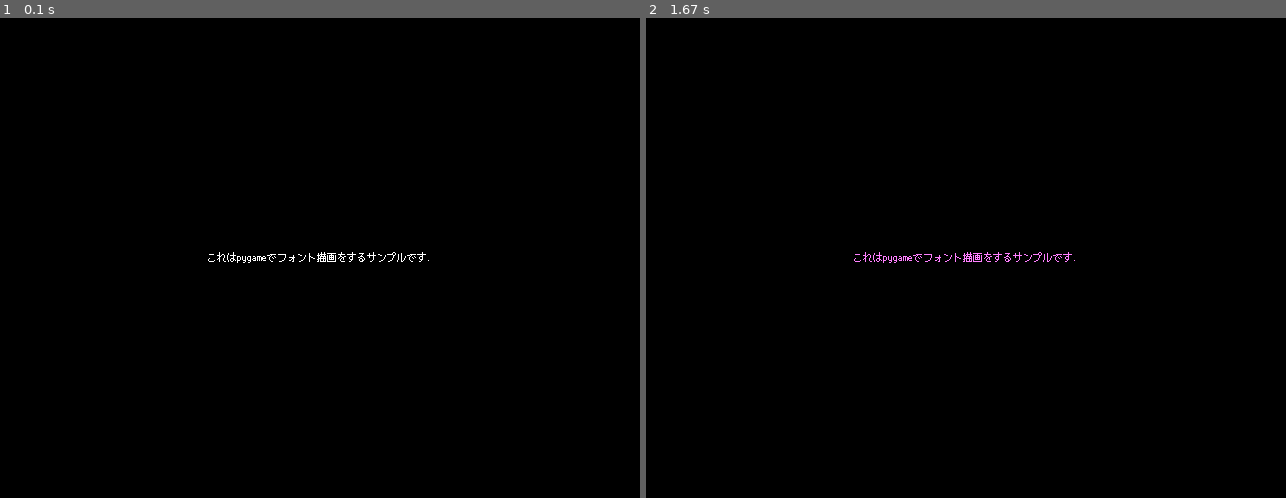
Above: before the commit, frames 1-2 (left to right).
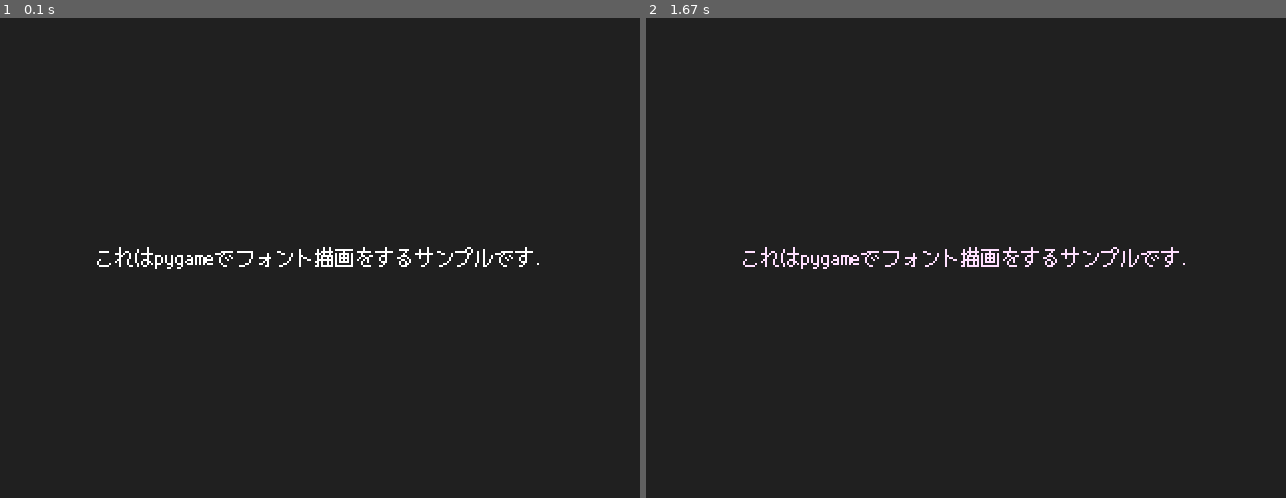
Above: after the commit, the same moments.

Repository: voidproc/pygame-app
Game: pygame game, started from main.py
Two runs of this game, one before a commit and one after it. Both use one fixed random seed, a clock stepped at 60 frames per second and the inputs below.
Inputs:
- Up to frame 1 (0.1 s): no input
- Up to frame 2 (1.67 s): no input

The runs differ from the first frame. In frame 1, 100% of the frame differs, in the area x 0-100%, y 0-100%; in frame 2, 100%.

Commit message:
App class

Diff:
--- /dev/null
+++ b/config.py
@@ -0,0 +1,2 @@
+SCREEN_SIZE = (640, 480)
+SCREEN_WIDTH, SCREEN_HEIGHT = SCREEN_SIZE
--- /dev/null
+++ b/draw_text.py
@@ -0,0 +1,7 @@
+import pygame
+
+def draw_text_center(surface_dest: pygame.Surface, text: str, font: pygame.font.Font, color: pygame.Color | None = None):
+  text_surface = font.render(text, False, color)
+  text_width, text_height = text_surface.get_size()
+  draw_pos = (surface_dest.get_width() / 2 - text_width / 2, surface_dest.get_height() / 2 - text_height / 2)
+  surface_dest.blit(text_surface, draw_pos)
--- a/main.py
+++ b/main.py
@@ -1,51 +1,62 @@
 import pygame
 import math
+import config
+import draw_text
 
-window_size = (640, 480)
 
-# Initialize pygame
+class App:
+  def __init__(self):
+    pygame.init()
 
-pygame.init()
-screen = pygame.display.set_mode(window_size)
-clock = pygame.time.Clock()
+    self.screen = pygame.display.set_mode(config.SCREEN_SIZE)
+    self.clock = pygame.time.Clock()
+    self.running = True
+    self.frame = 0
 
-# Assets
+    self._load_assets()
 
-font_message = pygame.font.Font("fonts/JF-Dot-MPlus10.ttf", 10)
 
-# Main Loop
+  def run(self):
+    while self.running:
+      # イベント処理
+      self._dispatch_events()
 
-running = True
-frame = 0
+      # ゲームの描画処理
+      self._draw()
 
-while running:
-  # Event polling
+      # 描画内容を画面に転送
+      pygame.display.flip()
 
-  for event in pygame.event.get():
-    if event.type == pygame.QUIT:
-      running = False
+      # FPS制御
+      self.clock.tick(60)
 
-  # Clear main surface
+      self.frame += 1
 
-  screen.fill("black")
 
-  # Font rendering
+  def _load_assets(self):
+    self.fonts = { 'message': pygame.font.Font('fonts/JF-Dot-MPlus10.ttf', 20) }
 
-  color = (255, 255 - 128 * (math.floor(frame / 2) % 2), 255)
-  message = "これはpygameでフォント描画をするサンプルです."
-  message_surface = font_message.render(message, False, color)
-  msg_w, msg_h = message_surface.get_size()
-  screen.blit(
-    message_surface,
-    (window_size[0] / 2 - msg_w / 2, window_size[1] / 2 - msg_h / 2),
-  )
 
-  # Render to display
+  def _dispatch_events(self):
+    for event in pygame.event.get():
+      if event.type == pygame.QUIT:
+        self.running = False
 
-  pygame.display.flip()
 
-  # 60fps wait
+  def _draw(self):
+    # スクリーンをクリア
+    self.screen.fill((32, 32, 32))
 
-  clock.tick(60)
+    # 画面の中央にメッセージを表示する
+    color = (255, 255 - 32 * (math.floor(self.frame / 2) % 2), 255)
+    message = 'これはpygameでフォント描画をするサンプルです.'
+    draw_text.draw_text_center(self.screen, message, self.fonts['message'], color)
 
-  frame += 1
+
+def main():
+  app = App()
+  app.run()
+
+
+if __name__ == '__main__':
+  main()
Not shown, changed: .gitignore
